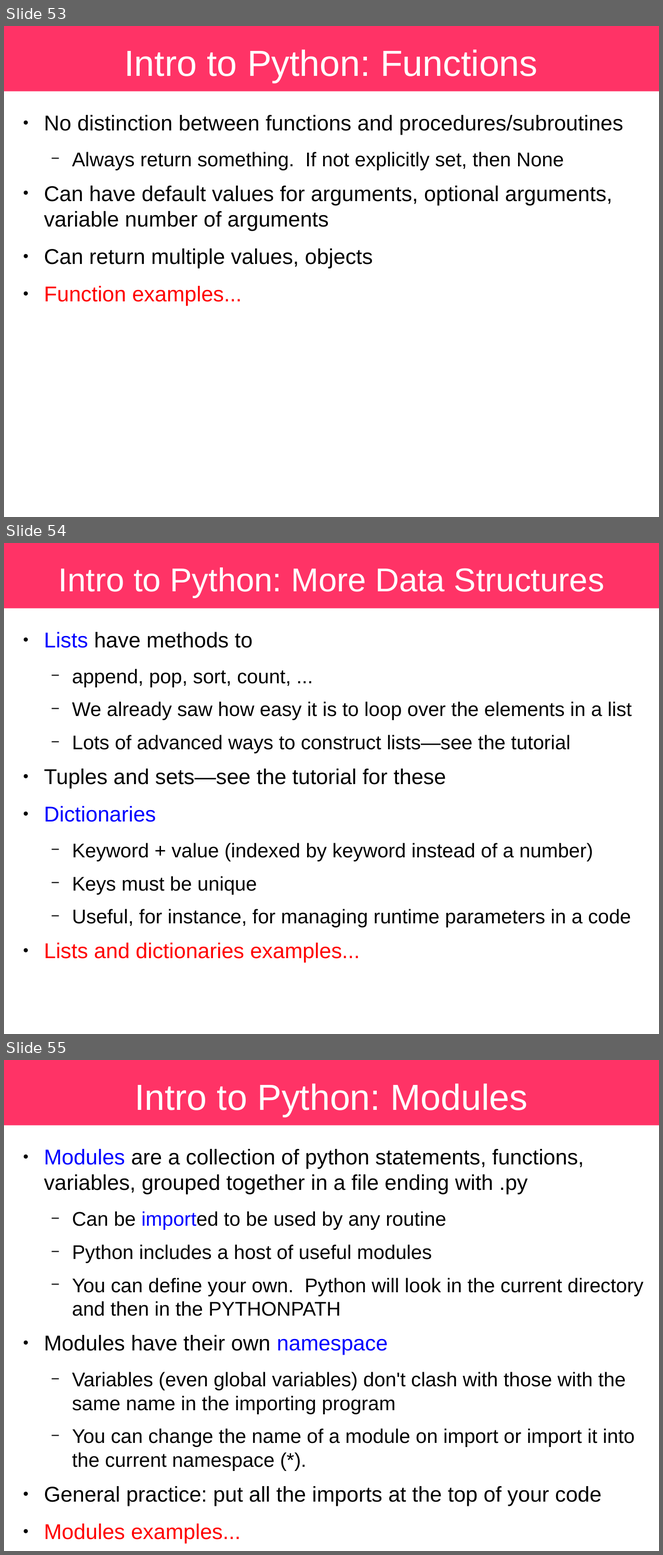
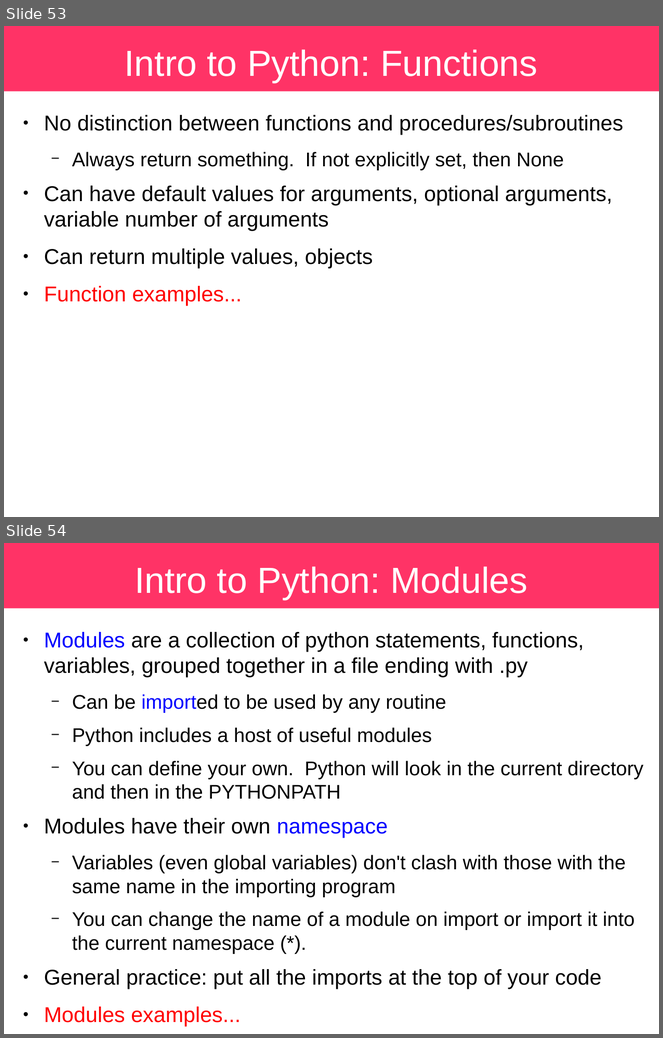
Before and after one commit to sbu-python-class/python-science, a slide deck: lectures/01-python/python.odp. Shown one above the other, each under a label of ours: slides 53, 54 and 55 before the commit, slides 53 and 54 after it. The pictures are 663x1555 and 663x1038 pixels, drawn with LibreOffice and Linux fonts; fonts in the diff are those of the drawing. Boxes give left, top, right and bottom in pixels: in the first picture for what was removed or moved away, otherwise in the second. Text is boxed around its words. In the diff, an @@ line names an element or a change of style, - is before the commit and + after.

Commit message:
python slides edit

```diff
--- a/lectures/01-python/python.odp
+++ b/lectures/01-python/python.odp
@@ slide 54 removed at [4,543,659,1034], background #FFFFFF; not listed: 1 template element that a slide beside it also shows @@
@@ title removed at [59,567,605,598] @@
-Intro to Python: More Data Structures
@@ text removed at [44,632,632,963] @@
-● Lists have methods to
-  − append, pop, sort, count, ...
-  − We already saw how easy it is to loop over the elements in a list
-  − Lots of advanced ways to construct lists—see the tutorial
-● Tuples and sets—see the tutorial for these
-● Dictionaries
-  − Keyword + value (indexed by keyword instead of a number)
-  − Keys must be unique
-  − Useful, for instance, for managing runtime parameters in a code
-● Lists and dictionaries examples...
@@ what was slide 55 is now slide 54 @@
```
